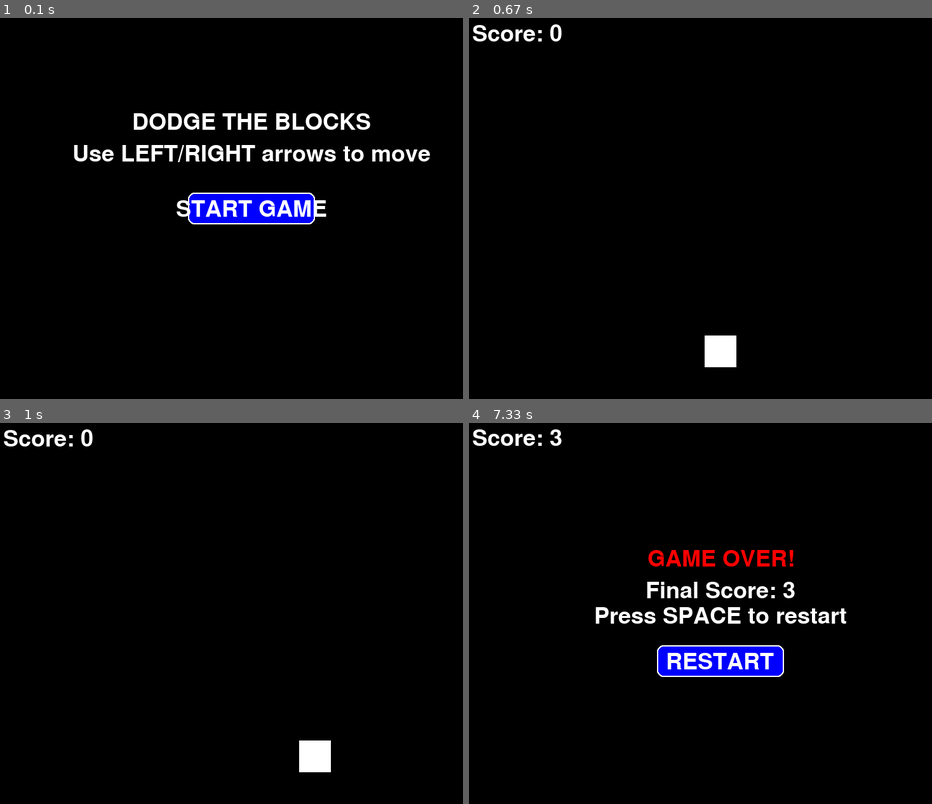
Above: before the commit, frames 1-4 (two rows, left to right).
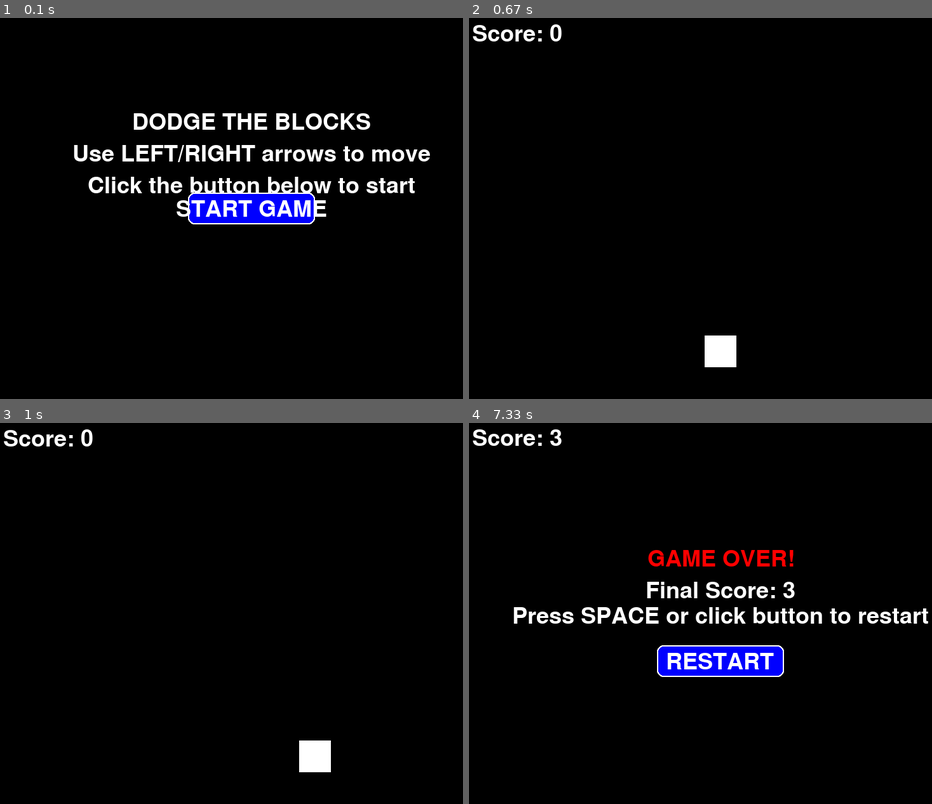
Above: after the commit, the same moments.

Repository: BaseModMaker/online-pygame
Game: pygame game, started from main.py
Two runs of this game, one before a commit and one after it. Both use one fixed random seed, a clock stepped at 60 frames per second and the inputs below.
Inputs (mouse positions are in pixels of both pictures, inside the frame that each line leads up to):
- Up to frame 1 (0.1 s): no input
- Up to frame 2 (0.67 s): click (719, 208) at 0.38 s
- Up to frame 3 (1 s): hold Right from 0.67 s (still down); move the mouse to (254, 636) at 0.7 s
- Up to frame 4 (7.33 s): release Right at 1.13 s; hold Right 1.17-1.63 s; hold Left 1.67-2.2 s; hold Left 2.23-2.63 s; hold Right 2.67-3.3 s; hold Left 3.33-3.8 s; hold Right 3.83-4.3 s; hold Right 4.33-4.8 s; hold Left 4.83-5.37 s; hold Left 5.4-5.8 s; hold Right 5.83-6.47 s; hold Left 6.5-6.97 s; hold Right from 7 s (still down)

The runs differ from the first frame. In frame 1, 1.3% of the frame differs, in the area x 19-90%, y 41-46%; in frame 2, nothing differs; in frame 3, nothing differs; in frame 4, 2.0%, in the area x 9-100%, y 48-53%.

Commit message:
Update game build for web compatibility

Diff:
--- a/main.py
+++ b/main.py
@@ -40,9 +40,6 @@
 
 # Detect if we're running in browser or locally
 RUNNING_IN_BROWSER = platform.system() == 'Emscripten'
-
-# Force showing startup screen - set to False to disable startup message
-ALWAYS_SHOW_STARTUP = False
 
 # Game state
 GAME_STATE_START_MENU = 0
@@ -63,8 +60,6 @@
         self.color = color
         self.hover_color = hover_color
         self.current_color = color
-        self.text_surface = font.render_to(pygame.Surface((width, height), pygame.SRCALPHA),
-                                         (width//2 - len(text)*8, height//2 - 15), text, WHITE)
 
     def draw(self, screen):
         pygame.draw.rect(screen, self.current_color, self.rect, border_radius=10)
@@ -89,8 +84,9 @@
 async def main():
     print_debug("Game starting...")
 
-    # Set up the game window
-    screen = pygame.display.set_mode((WIDTH, HEIGHT))
+    # Create the screen with appropriate flags
+    flags = pygame.SRCALPHA
+    screen = pygame.display.set_mode((WIDTH, HEIGHT), flags)
     pygame.display.set_caption("Online Pygame Demo")
     clock = pygame.time.Clock()
 
@@ -103,12 +99,14 @@
     player_y = HEIGHT - 2 * player_size
     enemies = []
     score = 0
-    game_over = False
     spawn_timer = 0
 
     # Main game loop
     running = True
     game_state = GAME_STATE_START_MENU
+
+    # For Pygbag web version - this indicates the game has loaded
+    print("PYGAME RUNNING")
 
     print_debug(f"Running in browser: {RUNNING_IN_BROWSER}")
 
@@ -133,6 +131,7 @@
             if event.type == pygame.MOUSEBUTTONDOWN:
                 if game_state == GAME_STATE_START_MENU and start_button.is_hovered(mouse_pos):
                     game_state = GAME_STATE_PLAYING
+                    print_debug("Game started!")
                 elif game_state == GAME_STATE_GAME_OVER and restart_button.is_hovered(mouse_pos):
                     # Reset the game
                     player_x = WIDTH // 2 - player_size // 2
@@ -156,6 +155,12 @@
             inst_rect = font.get_rect(inst_text)
             font.render_to(screen, (WIDTH//2 - inst_rect.width//2, HEIGHT//4 + 50),
                         inst_text, WHITE)
+
+            # Draw click instruction for clarity
+            click_text = "Click the button below to start"
+            click_rect = font.get_rect(click_text)
+            font.render_to(screen, (WIDTH//2 - click_rect.width//2, HEIGHT//4 + 100),
+                        click_text, WHITE)
 
             # Update and draw start button
             start_button.update(mouse_pos)
@@ -213,7 +218,7 @@
                          final_score_text, WHITE)
 
             # Draw instruction to restart
-            space_text = "Press SPACE to restart"
+            space_text = "Press SPACE or click button to restart"
             space_rect = font.get_rect(space_text)
             font.render_to(screen, (WIDTH//2 - space_rect.width//2, HEIGHT//3 + 90),
                          space_text, WHITE)
--- a/pygbag.toml
+++ b/pygbag.toml
@@ -2,9 +2,7 @@
 app_name = "Online Pygame Demo"
 archive = "online-pygame"
 build_path = "./build"
-ume_block = 0  # No user media engagement block
-autorun = 1    # Start automatically
-holdon = 0     # Don't wait for interaction
+ume_block = 0       # No user media engagement block
 width = 800
 height = 600
-debug = true   # Enable debug mode for better error messages
+debug = true        # Enable debug mode for better error messages
--- a/run_local.py
+++ b/run_local.py
@@ -7,6 +7,7 @@
 import sys
 import subprocess
 import webbrowser
+import time
 from pathlib import Path
 
 def main():
@@ -20,9 +21,10 @@
     cmd = [
         "pygbag",
         "--port", "8000",
-        "--app_name", "Online Pygame Demo",  # Fixed: changed from --app-name to --app_name
+        "--app_name", "Online Pygame Demo",
         "--ume_block", "0",    # No user media engagement block (no click required to start)
-        "--no_opt",            # Fixed: changed from --no-opt to --no_opt
+        "--width", "800",
+        "--height", "600",
         "main.py"
     ]
 
@@ -30,6 +32,10 @@
 
     # Start pygbag
     process = subprocess.Popen(cmd)
+
+    # Wait a moment to give server time to start
+    print("Waiting for server to start...")
+    time.sleep(2)
 
     # Open browser after a short delay
     try:
--- /dev/null
+++ b/serve_game.py
@@ -0,0 +1,66 @@
+#!/usr/bin/env python
+"""
+Simple HTTP server to serve the built pygame game.
+This is a more reliable way to test the game locally.
+"""
+import http.server
+import socketserver
+import webbrowser
+import os
+import time
+import socket
+
+# Configuration
+DEFAULT_PORT = 8000
+BUILD_DIR = os.path.join(os.path.dirname(os.path.abspath(__file__)), "build", "web")
+
+def find_free_port(start_port=DEFAULT_PORT, max_attempts=10):
+    """Find an available port, starting from start_port."""
+    port = start_port
+    for _ in range(max_attempts):
+        try:
+            with socket.socket(socket.AF_INET, socket.SOCK_STREAM) as s:
+                s.bind(('', port))
+                return port
+        except OSError:
+            print(f"Port {port} is in use, trying next port...")
+            port += 1
+
+    print(f"Warning: Could not find a free port after {max_attempts} attempts")
+    return port + 1  # Try one more port as a last resort
+
+def main():
+    """Start a simple HTTP server to serve the game."""
+    print(f"Starting HTTP server to serve the game from {BUILD_DIR}")
+
+    # Change to the build directory
+    os.chdir(BUILD_DIR)
+
+    # Find an available port
+    port = find_free_port()
+
+    # Create the server
+    Handler = http.server.SimpleHTTPRequestHandler
+    try:
+        httpd = socketserver.TCPServer(("", port), Handler)
+
+        print(f"Serving the game at http://localhost:{port}")
+        print("Press Ctrl+C to stop the server")
+
+        # Open the browser
+        time.sleep(0.5)  # Small delay to ensure the server is running
+        webbrowser.open(f"http://localhost:{port}")
+
+        # Start the server
+        try:
+            httpd.serve_forever()
+        except KeyboardInterrupt:
+            print("\nShutting down server")
+            httpd.server_close()
+    except OSError as e:
+        print(f"Error starting server: {e}")
+        print("You may have another server already running.")
+        print("Try closing other terminals or restarting your computer if needed.")
+
+if __name__ == "__main__":
+    main()
Not shown, removed: .github/workflows/deploy.yml
